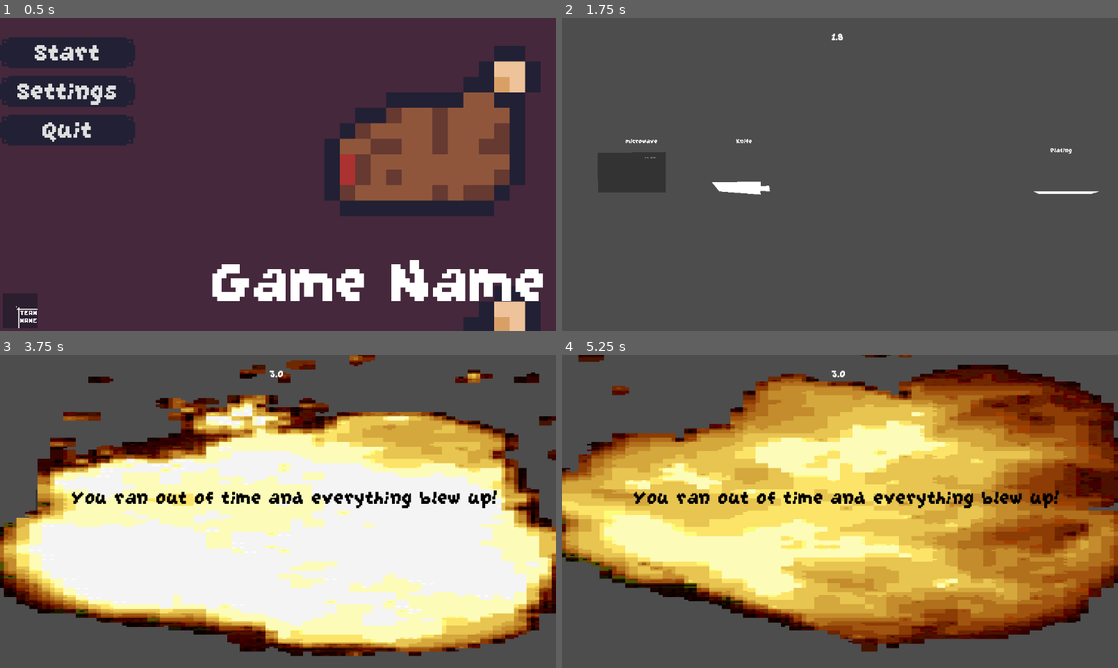
Above: before the commit, frames 1-4 (two rows, left to right).
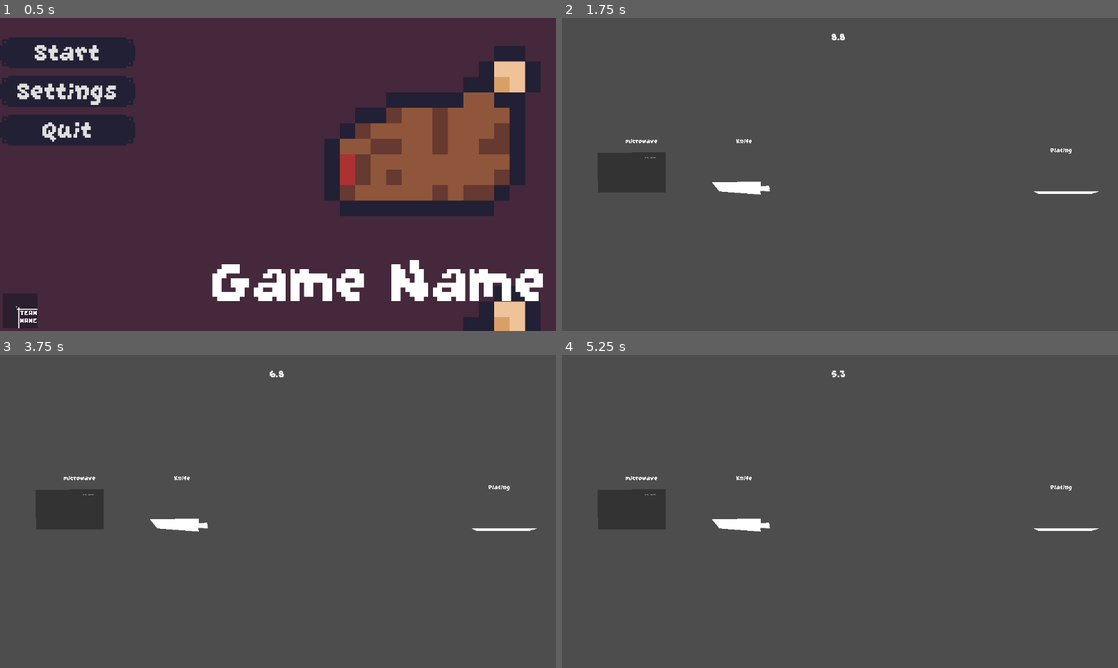
Above: after the commit, the same moments.

Repository: Sastingus/Team-name-GMTK-2026
Game: Godot game, scene res://scenes/worlds/main_menu.tscn
Two runs of this game, one before a commit and one after it. Both use one fixed random seed, a clock stepped at 60 frames per second and the inputs below.
Inputs (mouse positions are in pixels of both pictures, inside the frame that each line leads up to):
- Up to frame 1 (0.5 s): no input
- Up to frame 2 (1.75 s): click "Start" at 0.5 s; tap Enter at 1.25 s; move the mouse to (962, 158) at 1.27 s; right-click (962, 158) at 1.35 s
- Up to frame 3 (3.75 s): tap Space at 2 s; move the mouse to (166, 527) at 2.02 s; click (166, 527) at 2.1 s; move the mouse to (333, 442) at 2.77 s; right-click (333, 442) at 2.85 s; tap Enter at 3.5 s; move the mouse to (250, 574) at 3.52 s; click (250, 574) at 3.6 s
- Up to frame 4 (5.25 s): move the mouse to (1006, 558) at 4.27 s; right-click (1006, 558) at 4.35 s; move the mouse to (673, 464) at 5.02 s; click (673, 464) at 5.1 s

Frame 1 is identical in both runs. In frame 2, less than 0.1% of the frame differs, in the area x 48-51%, y 4-8%; in frame 3, 67%; in frame 4, 70%, in the area x 0-100%, y 0-95%.

Commit message:
winning and losing visually

Diff:
--- a/autoload/globals.gd
+++ b/autoload/globals.gd
@@ -10,7 +10,7 @@
 
 var in_game := false
 var game_timer := 0.0
-const GAME_TIME = 3
+const GAME_TIME = 10
 
 var current_station : Stations = Stations.KITCHEN
 
@@ -66,11 +66,9 @@
 func win():
 	in_game = false
 	SignalBus.win.emit()
-	print("you win!")
 
 func lose():
 	in_game = false
 	SignalBus.lose.emit()
-	game_timer = GAME_TIME
 	sent_food = []
 	current_station = Stations.KITCHEN
--- a/scenes/tools/Plate/plate.gd
+++ b/scenes/tools/Plate/plate.gd
@@ -10,11 +10,13 @@
 	if current_target != null:
 		current_target.reparent(sprite)
 		animation_player.play("send_off")
-		Globals.send_food(current_target)
+		if Globals.game_timer <= animation_player.current_animation_length + 0.25:
+			Globals.send_food(current_target)
 
 func delete_target():
 	current_target.queue_free()
 	animation_player.play("send_back")
+	Globals.send_food(current_target)
 
 
 func _on_plating_area_body_entered(body: Node2D) -> void:
--- a/scenes/worlds/world.gd
+++ b/scenes/worlds/world.gd
@@ -1,16 +1,25 @@
 extends Node2D
 
 @onready var timer_label: Label = $Ui/TimerLabel
-@onready var explosion: AnimatedSprite2D = $Ui/Explosion
+@onready var explosion: AnimatedSprite2D = $Ui/LoseLabel/Explosion
 @onready var lose_label: Label = $Ui/LoseLabel
+@onready var win_label: Label = $Ui/WinLabel
 
 func _process(delta: float) -> void:
 	timer_label.text = str(round(Globals.game_timer*10)/10)
 
 func _ready() -> void:
 	SignalBus.lose.connect(lose)
+	SignalBus.win.connect(win)
+
+func win():
+	win_label.visible = true
 
 func lose():
-	explosion.visible = true
 	lose_label.visible = true
 	explosion.play("default")
+
+
+func _on_restart_button_pressed() -> void:
+	Globals._ready()
+	get_tree().change_scene_to_packed(preload("res://scenes/worlds/main_menu.tscn"))
--- a/scenes/worlds/world.tscn
+++ b/scenes/worlds/world.tscn
@@ -10,6 +10,7 @@
 [ext_resource type="PackedScene" uid="uid://dmb07pac4ciu4" path="res://scenes/tools/pepper_shaker/pepper_shaker.tscn" id="7_folui"]
 [ext_resource type="PackedScene" uid="uid://bui68jasparpc" path="res://scenes/tools/Plate/plate.tscn" id="9_i30uk"]
 [ext_resource type="Texture2D" uid="uid://b1ncux0uqfrdd" path="res://assets/explosion.png" id="10_rbjkb"]
+[ext_resource type="Theme" uid="uid://bfti8v7mjvobe" path="res://assets/button_theme.tres" id="10_vx1ig"]
 
 [sub_resource type="RectangleShape2D" id="RectangleShape2D_0qnlt"]
 size = Vector2(163, 126)
@@ -276,10 +277,53 @@
 theme_override_font_sizes/font_size = 49
 text = "You ran out of time and everything blew up!"
 
-[node name="Explosion" type="AnimatedSprite2D" parent="Ui" unique_id=2062786099]
-visible = false
+[node name="RestartButton" type="Button" parent="Ui/LoseLabel" unique_id=934922653]
+layout_mode = 0
+offset_left = 363.0
+offset_top = 92.0
+offset_right = 517.0
+offset_bottom = 119.0
+theme = ExtResource("10_vx1ig")
+text = "Back to main menu"
+
+[node name="Explosion" type="AnimatedSprite2D" parent="Ui/LoseLabel" unique_id=2062786099]
 z_index = -1
-position = Vector2(637, 375.00003)
+position = Vector2(488, 104.00003)
 scale = Vector2(8.7320385, 3.138822)
 sprite_frames = SubResource("SpriteFrames_07jyi")
-frame_progress = 0.9558142
+frame_progress = 0.2186335
+
+[node name="WinLabel" type="Label" parent="Ui" unique_id=1799992687]
+visible = false
+offset_left = 49.0
+offset_top = 233.0
+offset_right = 1115.0
+offset_bottom = 442.0
+theme_override_font_sizes/font_size = 49
+text = "Thanksgiving goes perfectly and no one suspects that
+it was all made in the last five minutes
+
+(thanks for playing!)"
+horizontal_alignment = 1
+
+[node name="ColorRect" type="ColorRect" parent="Ui/WinLabel" unique_id=117002875]
+z_index = -1
+layout_mode = 0
+offset_left = -114.0
+offset_top = -290.0
+offset_right = 1158.0
+offset_bottom = 448.0
+mouse_filter = 2
+color = Color(0.42974138, 0.2604249, 0.3771949, 1)
+
+[node name="RestartButton" type="Button" parent="Ui/WinLabel" unique_id=44309425]
+layout_mode = 0
+offset_left = 466.0
+offset_top = 254.0
+offset_right = 620.0
+offset_bottom = 281.0
+theme = ExtResource("10_vx1ig")
+text = "Back to main menu"
+
+[connection signal="pressed" from="Ui/LoseLabel/RestartButton" to="." method="_on_restart_button_pressed"]
+[connection signal="pressed" from="Ui/WinLabel/RestartButton" to="." method="_on_restart_button_pressed"]
